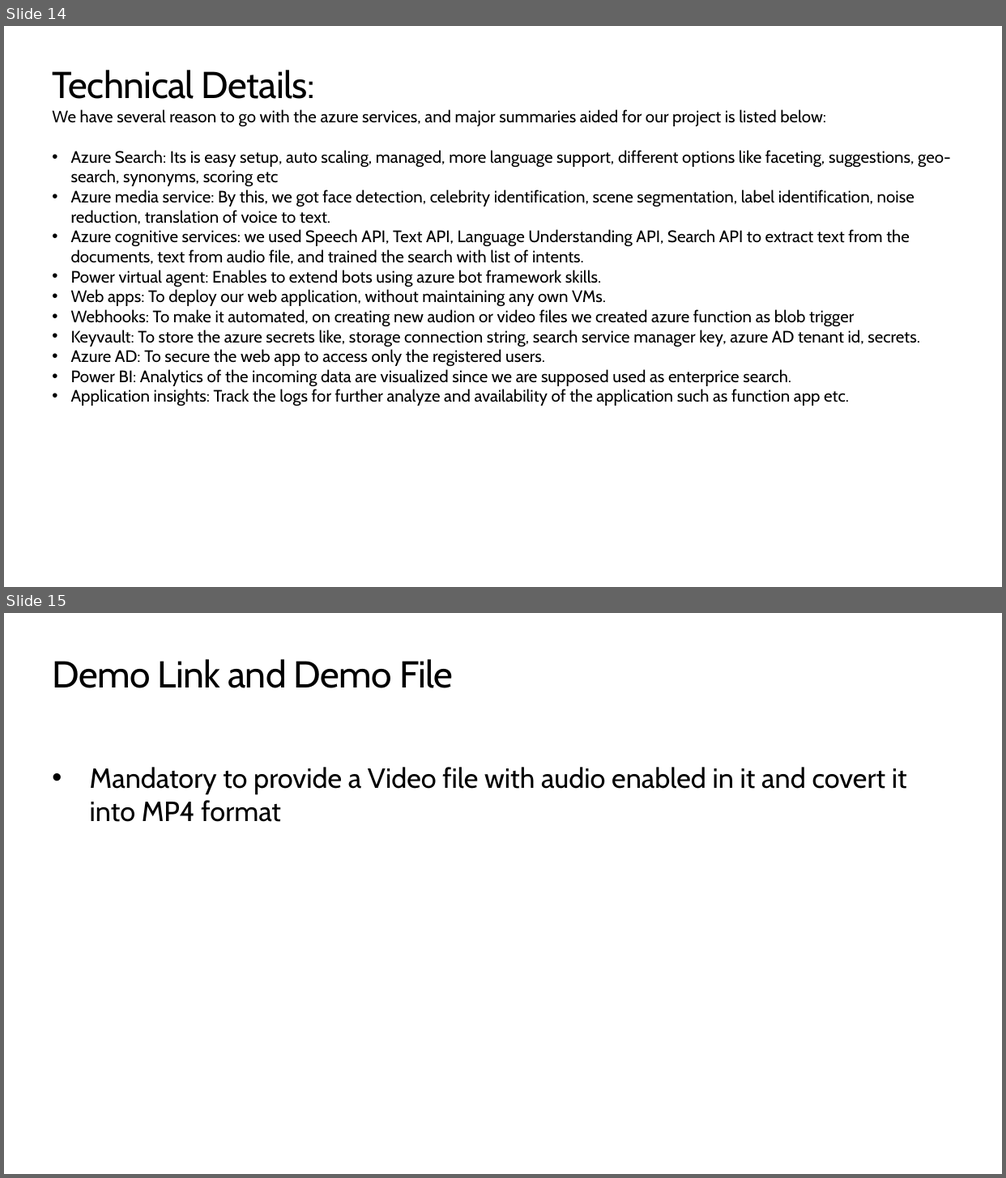
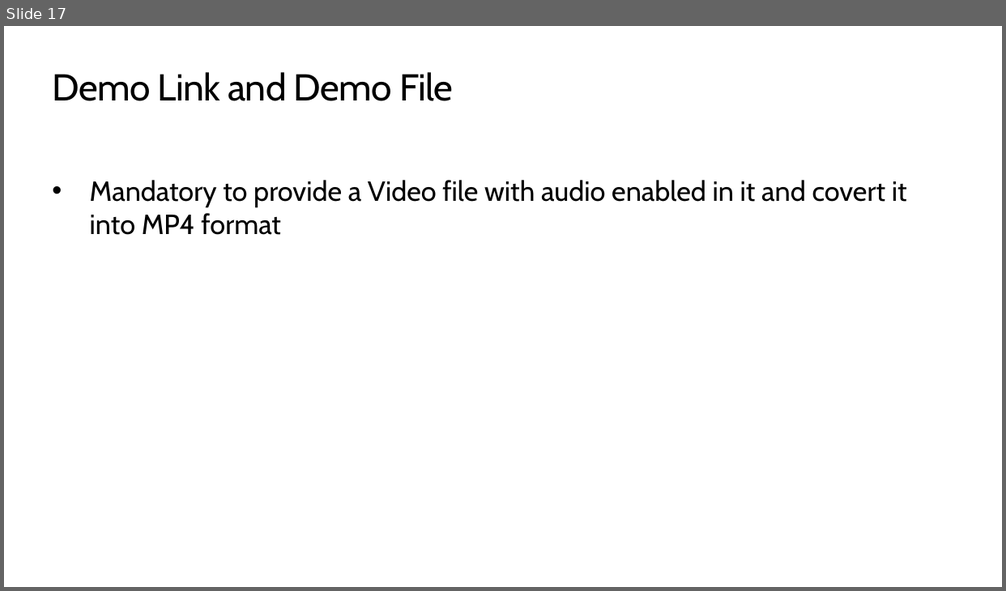
Before and after one commit to SABARISHV06/CaliberSearchService, a slide deck: Team Name_Caliber Presentation -Caliber 2020 Hack the Cloud finale presentation.pptx. Shown one above the other, each under a label of ours: slides 14 and 15 before the commit, slide 17 after it. The pictures are 1006x1178 and 1006x591 pixels, drawn with LibreOffice and Linux fonts; fonts in the diff are those of the drawing. Boxes give left, top, right and bottom in pixels: in the first picture for what was removed or moved away, otherwise in the second. Text is boxed around its words. In the diff, an @@ line names an element or a change of style, - is before the commit and + after.

```diff
--- a/Team Name_Caliber Presentation -Caliber 2020 Hack the Cloud finale presentation.pptx
+++ b/Team Name_Caliber Presentation -Caliber 2020 Hack the Cloud finale presentation.pptx
@@ slide 14 removed at <box>4,26,1002,587</box>, background #FFFFFF @@
@@ title removed at <box>52,70,315,99</box> @@
-Technical Details:
@@ text removed at <box>52,109,951,406</box> @@
-We have several reason to go with the azure services, and major summaries aided for our project is listed below:
-• Azure Search: Its is easy setup, auto scaling, managed, more language support, different options like faceting, suggestions, geo-search, synonyms, scoring etc
-• Azure media service: By this, we got face detection, celebrity identification, scene segmentation, label identification, noise reduction, translation of voice to text.
-• Azure cognitive services: we used Speech API, Text API, Language Understanding API, Search API to extract text from the documents, text from audio file, and trained the search with list of intents.
-• Power virtual agent: Enables to extend bots using azure bot framework skills.
-• Web apps: To deploy our web application, without maintaining any own VMs.
-• Webhooks: To make it automated, on creating new audion or video files we created azure function as blob trigger
-• Keyvault: To store the azure secrets like, storage connection string, search service manager key, azure AD tenant id, secrets.
-• Azure AD: To secure the web app to access only the registered users.
-• Power BI: Analytics of the incoming data are visualized since we are supposed used as enterprice search.
-• Application insights: Track the logs for further analyze and availability of the application such as function app etc.
@@ what was slide 15 is now slide 17 @@
```
Also in this commit, not shown: 9 slides changed, 7 slides added, 4 other slides removed.
